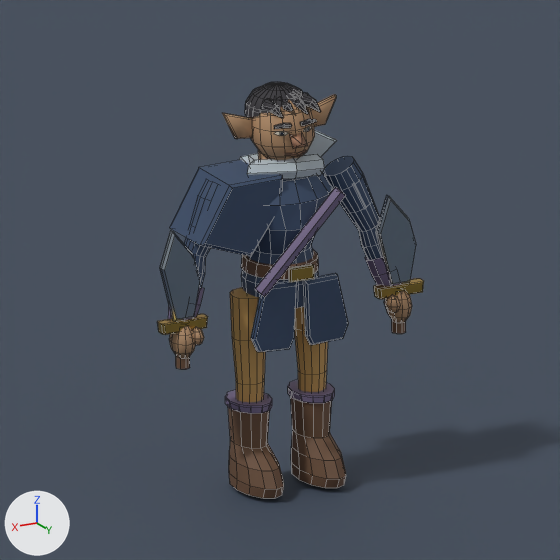
The Blender file art-source/heroes/wc_u_elf_rogue/wc_u_elf_rogue.blend as it was, and as the next commit left it.
The view is the same before and after, from the file's camera 'WC_Portrait'. The axes (+X, +Y, +Z) are drawn at lower left. The lights are the same throughout. The picture after the commit comes second. Mesh edges are drawn as thin lines.

The scene before the commit, as lines of its bpy script (objects in view):
```python
me_plane = bpy.data.meshes.new('Plane')
me_plane.from_pydata([(-100.0, -100.0, 0.0), (100.0, -100.0, 0.0), (-100.0, 100.0, 0.0), (100.0, 100.0, 0.0)], [], [(0, 1, 3, 2)])
me_plane.materials.append(mat_presentation_deepblue)  # dark blue #3c4859
me_wc_tailoredgeometry = bpy.data.meshes.new('WC_TailoredGeometry')
me_wc_tailoredgeometry.from_pydata(...)  # 1728 vertices, 1408 faces; spans x -0.68..0.68, y -0.3..0.28, z 0.02..1.91
me_wc_tailoredgeometry.materials.append(mat_m_wc_u_elf_rogue)
ob_presentation_ground = bpy.data.objects.new('PRESENTATION_Ground', me_plane)
ob_presentation_ground.location = (0.0, 0.0, -0.009)
ob_sk_wc_u_elf_rogue = bpy.data.objects.new('SK_wc_u_elf_rogue', me_wc_tailoredgeometry)
ob_sk_wc_u_elf_rogue.location = (0.0, 0.0, 0.0)
```
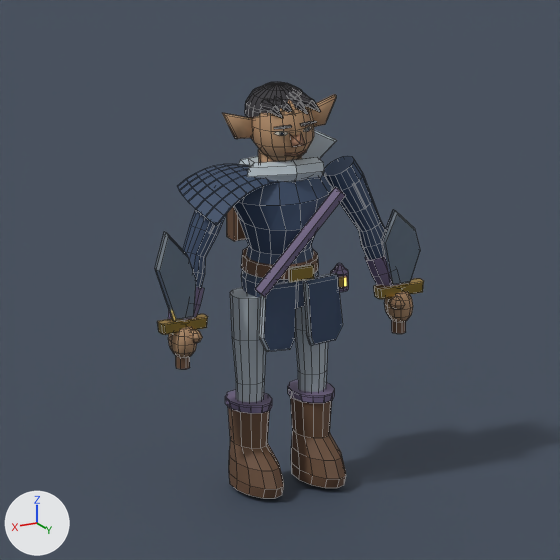
The change, as a diff of the scene's bpy script:
```diff
--- a/art-source/heroes/wc_u_elf_rogue/wc_u_elf_rogue.blend.py
+++ b/art-source/heroes/wc_u_elf_rogue/wc_u_elf_rogue.blend.py
@@ me_wc_tailoredgeometry @@
 # used by ob_sk_wc_u_elf_rogue; location = (0.0, 0.0, 0.0)
-me_wc_tailoredgeometry.from_pydata(...)  # 1728 vertices, 1408 faces; spans x -0.68..0.68, y -0.3..0.28, z 0.02..1.91
+me_wc_tailoredgeometry.from_pydata(...)  # 1906 vertices, 1575 faces; spans x -0.68..0.7, y -0.3..0.28, z 0.02..1.91
+# me_wc_tailoredgeometry part 1: a new loose piece of 126 vertices spanning x 0.08..0.47, y -0.2..0.19, z 1.35..1.53, in mat_m_wc_u_elf_rogue
+# me_wc_tailoredgeometry part 2: a new loose piece of 40 vertices spanning x -0.28..-0.19, y 0.1..0.18, z 0.93..1.05, in mat_m_wc_u_elf_rogue
+# me_wc_tailoredgeometry part 3: a new loose piece of 32 vertices spanning x -0.27..-0.2, y 0.1..0.18, z 0.94..1.01, in mat_m_wc_u_elf_rogue
+# me_wc_tailoredgeometry part 4: 124 vertices moved from x -0.17..0.67, y -0.16..0.21, z 1.07..1.87 to x -0.14..0.7, y -0.18..0.19, z 1.07..1.87; 53 vertices removed from x -0.17..0.49, y -0.18..0.16, z 1.16..1.87; 33 vertices added at x -0.17..0.19, y -0.16..0.18, z 1.43..1.86
+# me_wc_tailoredgeometry part 5: 116 vertices moved from x -0.65..-0.45, y 0.03..0.19, z 0.71..1.33 to x -0.67..-0.47, y 0.03..0.2, z 0.71..1.26; 3 vertices removed from x -0.51, y 0.09..0.14, z 0.82..0.86; 3 vertices added at x -0.55..-0.53, y 0.11..0.15, z 0.82..0.85
+# me_wc_tailoredgeometry part 6: 100 vertices moved from x 0.47..0.61, y 0.03..0.19, z 0.71..0.88 to x 0.49..0.61, y 0.03..0.2, z 0.71..0.87; 3 vertices removed from x 0.51, y 0.09..0.14, z 0.82..0.86; 3 vertices added at x 0.53..0.55, y 0.11..0.15, z 0.82..0.85
+# me_wc_tailoredgeometry part 7: 32 vertices moved from x -0.25..0.25, y 0.17..0.21, z 0.7..0.78 to x -0.21..0.21, y 0.17..0.23, z 0.7..0.78
+# me_wc_tailoredgeometry part 8: 133 kept faces spanning x -0.25..0.25, y -0.09..0.23, z 0.13..1.52 get new texture (UV) coordinates
 me_wc_tailoredgeometry.materials.append(mat_m_wc_u_elf_rogue)
```

Changed parts and their boxes [x1, y1, x2, y2] in the pictures (560 x 560 px; the box of a moved part takes in the faces that stretch with it):
'SK_wc_u_elf_rogue', reshaped: before [157, 82, 424, 498]; after [155, 82, 424, 498]
part 1 of me_wc_tailoredgeometry, added (blue): after [177, 164, 277, 226]
part 2 of me_wc_tailoredgeometry, added: after [331, 263, 349, 292]
part 3 of me_wc_tailoredgeometry, added: after [339, 276, 347, 287]
part 4 of me_wc_tailoredgeometry, moved or reshaped: before [160, 93, 324, 321]; after [155, 93, 324, 321]
part 5 of me_wc_tailoredgeometry, moved or reshaped: before [376, 195, 416, 323]; after [381, 209, 420, 322]
part 6 of me_wc_tailoredgeometry, moved or reshaped: before [169, 326, 204, 358]; after [168, 327, 203, 358]
part 7 of me_wc_tailoredgeometry, moved or reshaped: before [251, 278, 348, 352]; after [259, 278, 343, 352]
part 8 of me_wc_tailoredgeometry, surface changed (brown to grey): [230, 273, 336, 402] in both
